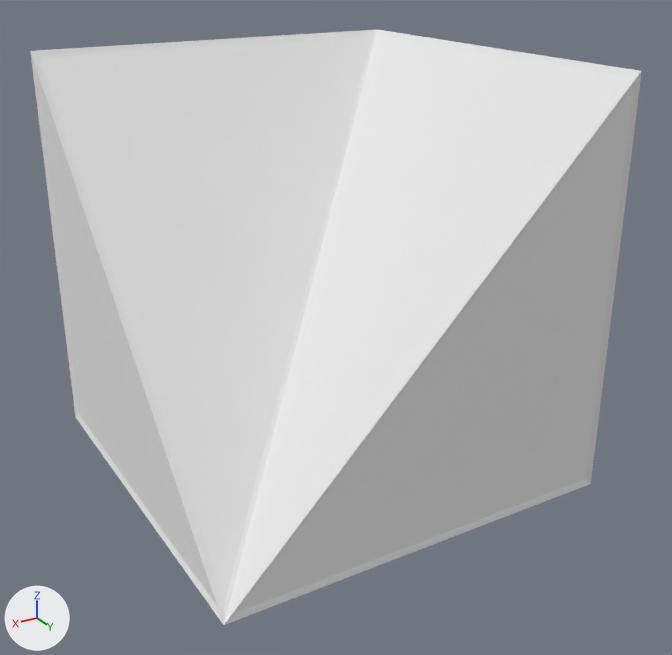
Before and after pictures for a commit that changed the Blender file res/blender/shapes/slantCornerIn.blend.
Before and after are seen from a 50 mm lens placed at (1.078, 1.897, 0.784), pointed at (-0.016, 0.074, -0.127). Lighting does not change. The marker at lower left points along +X, +Y and +Z.

The first picture shows 'Shape', 'WireFrame'.
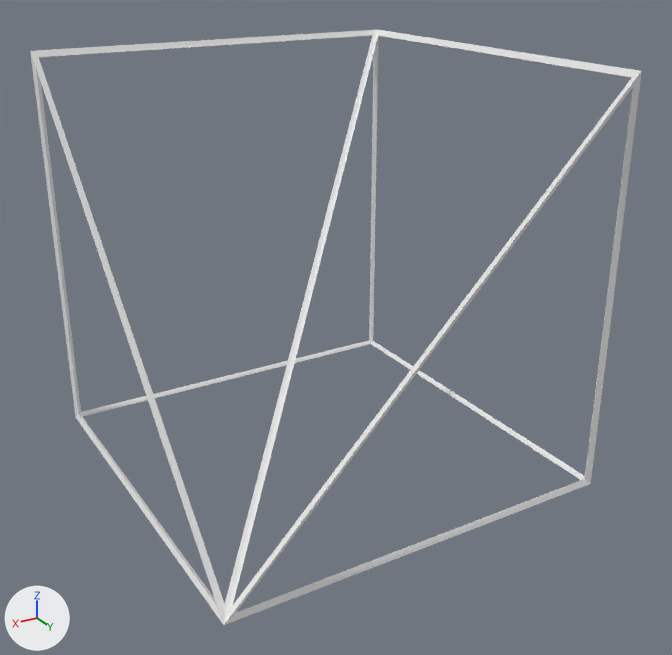
Changed parts and their boxes (x1, y1, x2, y2) in the pictures (672 x 655 px):
'Shape', hidden
    before: (36, 35, 633, 612)

What the commit changed:
Object 'Shape' (ob_shape) is now hidden.
